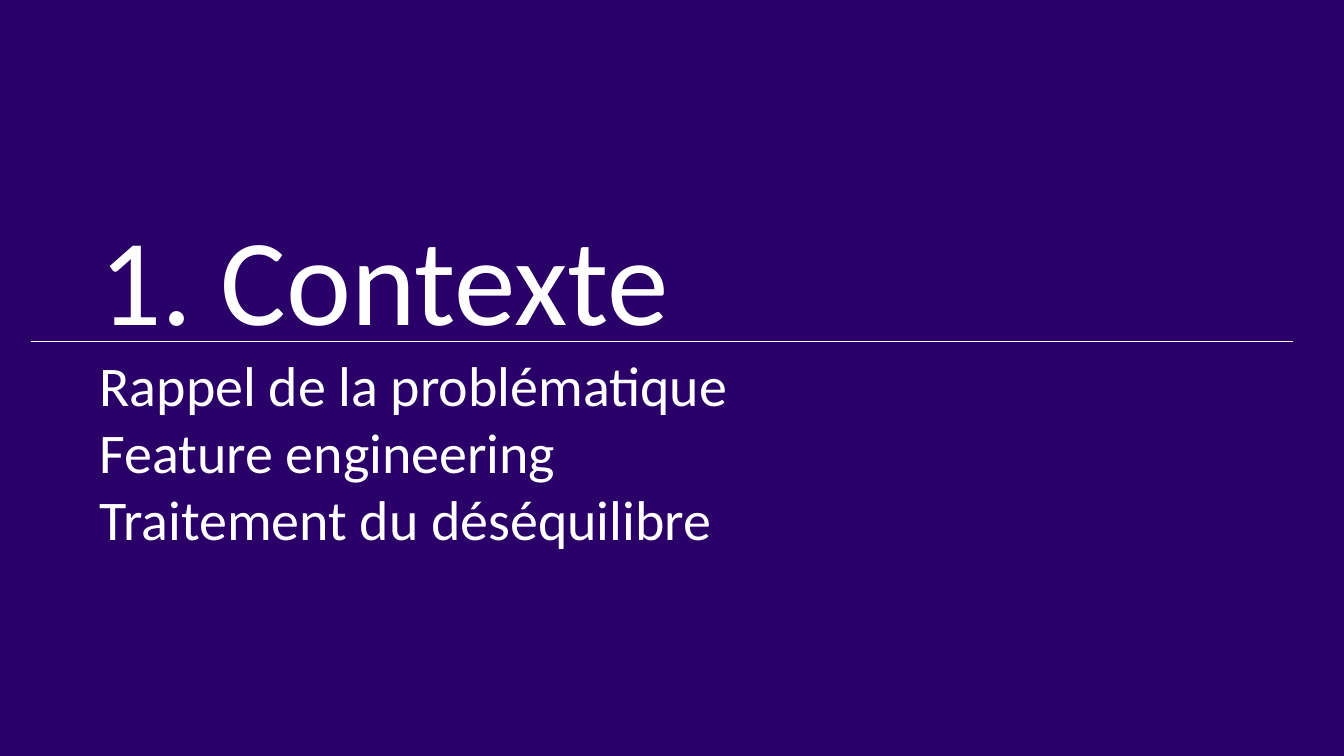
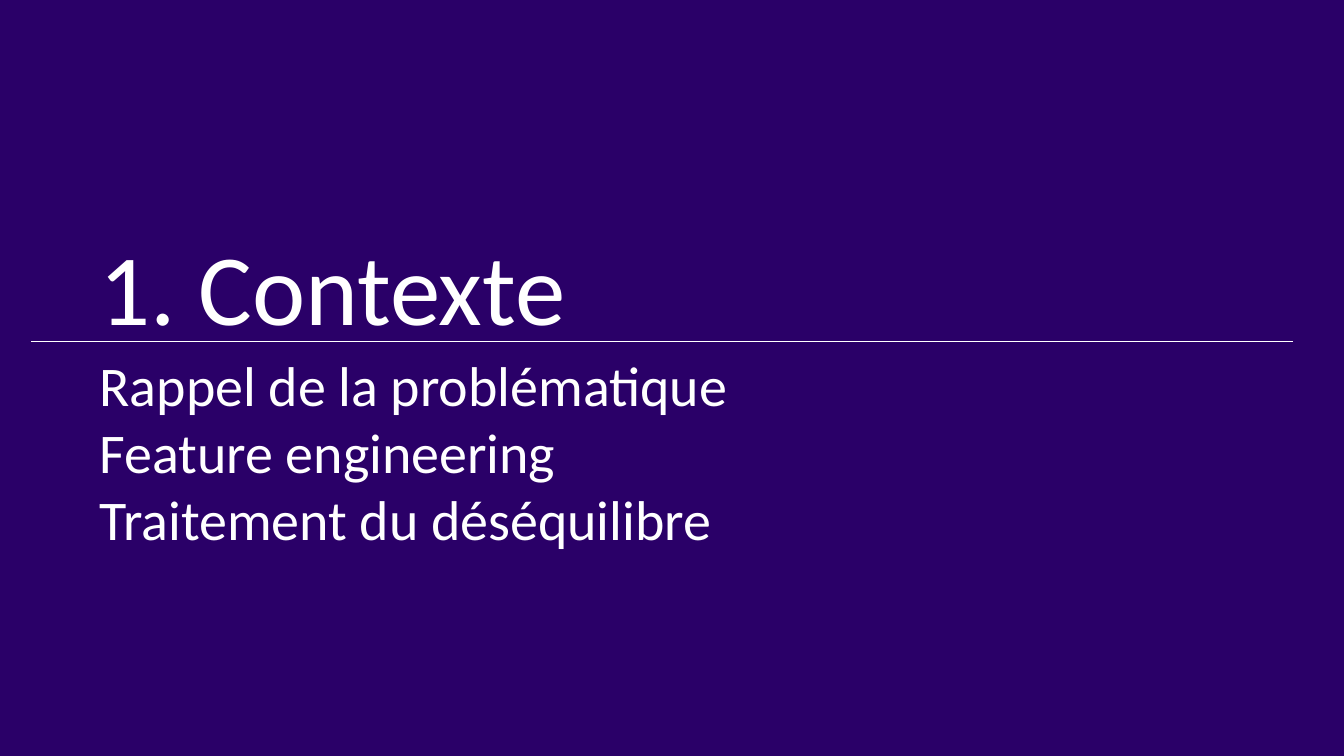
Before and after one commit to EtudiantOC2/implement_scoring_model_v2, a slide deck: slide 4 of evaluation/P7_Presentation.pptx. Drawn at 1344x756 pixels with LibreOffice and Linux fonts; fonts in the diff are those of the drawing. Boxes give left, top, right and bottom in pixels: in the first picture for what was removed or moved away, otherwise in the second. Text is boxed around its words. In the diff, an @@ line names an element or a change of style, - is before the commit and + after.

```diff
--- a/evaluation/P7_Presentation.pptx
+++ b/evaluation/P7_Presentation.pptx
@@ text in rectangle at (100, 259, 566, 342): size 88 to 72 pt in "1. Contexte" @@
```
Also in this commit, not shown: 13 other slides changed, 1 slide removed, 2 other files.
